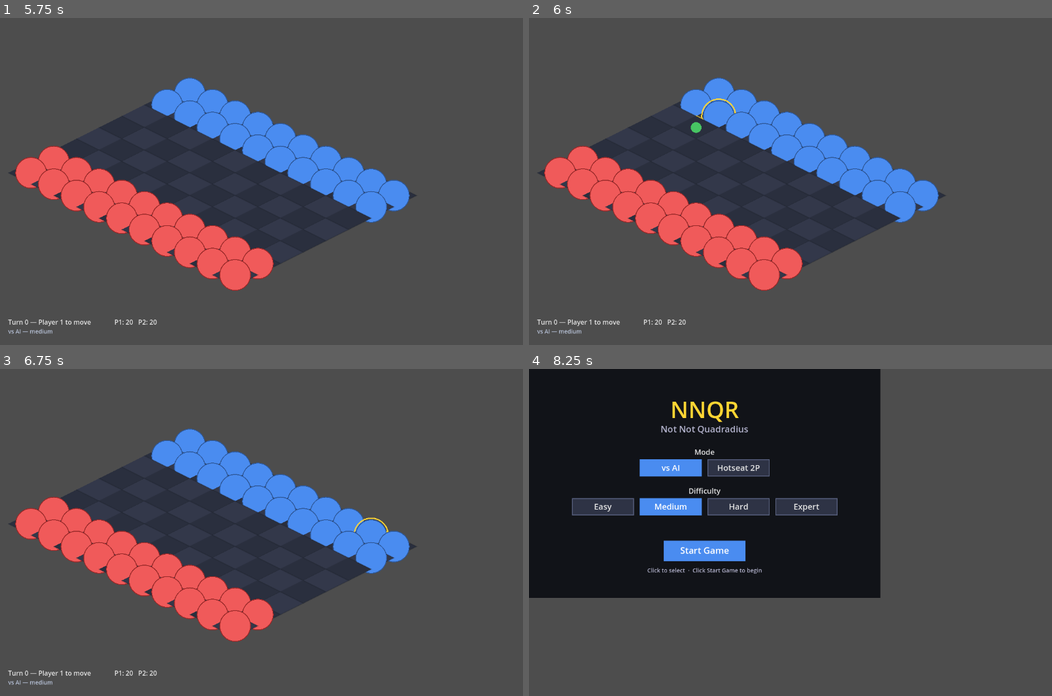
Above: before the commit, frames 1-4 (two rows, left to right).
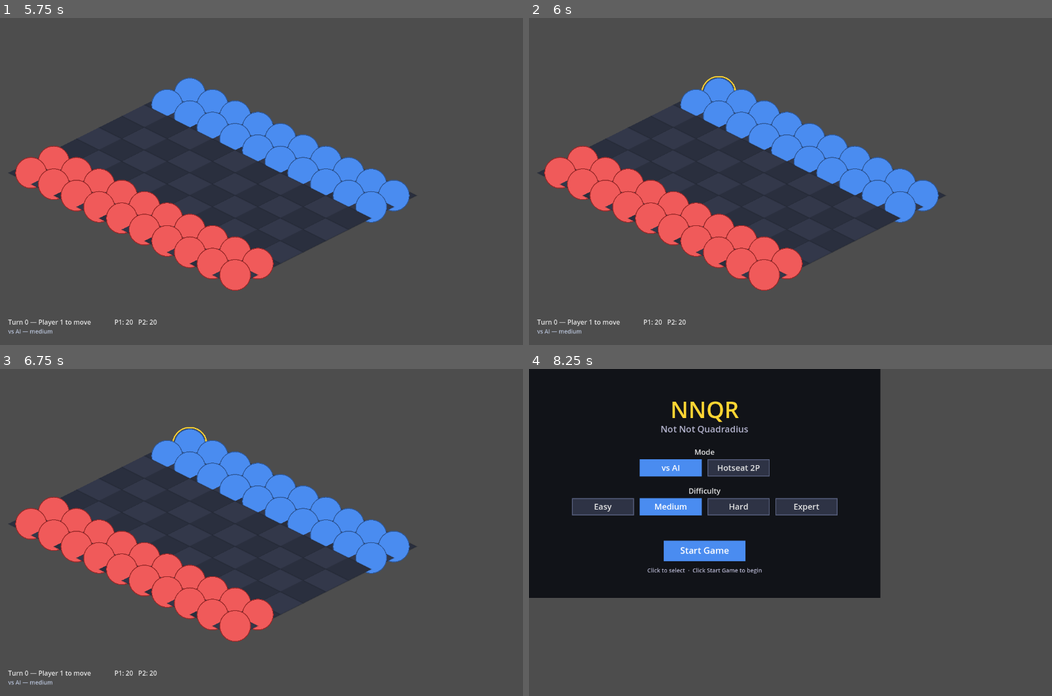
Above: after the commit, the same moments.

Repository: vinnie357/nnqr
Game: Godot game, scene res://main.tscn
Same seed, same stepped clock (60 frames per second), same inputs: the game is played once before the commit and once after it.
Inputs (mouse positions are in pixels of both pictures, inside the frame that each line leads up to):
- Up to frame 1 (5.75 s): tap Enter at 0.5, 2, 3.5 s; move the mouse to (376, 165) at 0.52 s; tap N at 0.6 s; click (376, 165) at 0.67 s; tap Space at 1.25, 2.75, 4.25 s; move the mouse to (156, 197) at 1.27 s; tap 1 at 1.35 s; click (156, 197) at 1.42 s; move the mouse to (313, 109) at 2.02 s; tap 2 at 2.1 s; click (313, 109) at 2.17 s; move the mouse to (235, 246) at 2.77 s; tap 3 at 2.85 s; click (235, 246) at 2.92 s; move the mouse to (418, 230) at 3.52 s; tap 4 at 3.6 s; click (418, 230) at 3.67 s; move the mouse to (104, 132) at 4.27 s; tap 5 at 4.35 s; click (104, 132) at 4.42 s; move the mouse to (287, 181) at 5.02 s; tap 6 at 5.1 s; click (287, 181) at 5.17 s
- Up to frame 2 (6 s): move the mouse to (712, 99) at 5.77 s; tap 7 at 5.85 s; click (712, 99) at 5.92 s
- Up to frame 3 (6.75 s): move the mouse to (376, 516) at 6.52 s; tap 8 at 6.6 s; click (376, 516) at 6.67 s
- Up to frame 4 (8.25 s): move the mouse to (685, 548) at 7.27 s; tap 9 at 7.35 s; click (685, 548) at 7.42 s; move the mouse to (842, 460) at 8.02 s; tap N at 8.1 s; click (842, 460) at 8.17 s

Frame 1 is identical in both runs. In frame 2, 0.2% of the frame differs, in the area x 30-40%, y 17-36%; in frame 3, less than 0.1%; in frame 4, nothing differs.

Commit message:
fix(godot): correct iso pixel_to_tile (round, was off-by-one) + resize poll + round-trip picking test

Diff:
--- a/godot/src/renderer.gd
+++ b/godot/src/renderer.gd
@@ -93,6 +93,9 @@
 ## Empty {} (the default) reproduces the original HUD — scenario_runner relies on this.
 var _hud_info: Dictionary = {}
 
+## Cached viewport size for the _process resize poll (Bug 2 belt-and-suspenders).
+var _last_vp_size: Vector2 = Vector2.ZERO
+
 # ---------------------------------------------------------------------------
 # Computed layout vars — updated by _compute_layout() before each draw.
 # ---------------------------------------------------------------------------
@@ -123,6 +126,16 @@
 	queue_redraw()
 
 
+## Belt-and-suspenders: poll the viewport size every frame and trigger a redraw
+## whenever it changes, regardless of whether size_changed fired.  Cheap (one
+## Vector2 comparison per frame) and guards against any signal-delivery quirk.
+func _process(_dt: float) -> void:
+	var current_size: Vector2 = get_viewport_rect().size
+	if current_size != _last_vp_size:
+		_last_vp_size = current_size
+		queue_redraw()
+
+
 ## Set or replace the state and request a redraw.
 ## hud_info carries HUD extras (piece counts are derived from state directly).
 func load_state(state, hud_info := {}) -> void:
@@ -149,13 +162,15 @@
 # Responsive layout computation
 # ---------------------------------------------------------------------------
 
-## Compute tile size and iso origin from the current viewport size.
-## Called at the start of _draw so all draw helpers use fresh values.
-## Also prints layout info so the lead can sanity-check the math from CLI output.
-func _compute_layout() -> void:
-	var vp_size: Vector2 = get_viewport_rect().size
-	var vp_w: float = vp_size.x
-	var vp_h: float = vp_size.y
+## Compute tile size and iso origin from an ARBITRARY viewport size.
+## Pure math — no call to get_viewport_rect().  This lets unit tests call it
+## with a synthetic size to validate the round-trip headlessly.
+##
+## Sets: _tile_w, _tile_h, _height_step, _origin_x, _origin_y, _piece_radius,
+##       _menu_x, _menu_y.
+func compute_layout_for_size(vp: Vector2) -> void:
+	var vp_w: float = vp.x
+	var vp_h: float = vp.y
 
 	# Board area excludes the right menu strip and the bottom HUD strip.
 	var avail_w: float = vp_w - float(MENU_STRIP_W) - float(BOARD_MARGIN) * 2.0
@@ -230,6 +245,12 @@
 	])
 
 
+## Compute tile size and iso origin from the current viewport size.
+## Called at the start of _draw so all draw helpers use fresh values.
+func _compute_layout() -> void:
+	compute_layout_for_size(get_viewport_rect().size)
+
+
 # ---------------------------------------------------------------------------
 # Isometric projection helpers
 # ---------------------------------------------------------------------------
@@ -274,6 +295,12 @@
 ## Map pixel position back to board tile using the base-plane inverse.
 ## Inverts the same responsive transform used for drawing.
 ## Returns {"row":int,"col":int} or null.
+##
+## Fix (was: floor+1 shifted every tile by (+1,+1) so clicking tile (r,c)
+## returned (r+1,c+1) — the off-by-one that made piece selection miss):
+## At a tile center col_f == col and row_f == row exactly (1-indexed integers).
+## round() snaps to the nearest integer, making this the true inverse of
+## tile_iso_center for the base plane (h=0).
 func pixel_to_tile(px: Vector2) -> Variant:
 	# Inverse of: iso_x = _origin_x + (col - row) * (_tile_w/2)
 	#             iso_y = _origin_y + (col + row) * (_tile_h/2)
@@ -286,8 +313,8 @@
 	var dy: float = (px.y - _origin_y) / hh  # = col + row
 	var col_f: float = (dx + dy) / 2.0
 	var row_f: float = (dy - dx) / 2.0
-	var c: int = int(floor(col_f)) + 1
-	var r: int = int(floor(row_f)) + 1
+	var c: int = int(round(col_f))
+	var r: int = int(round(row_f))
 	if r >= 1 and r <= 8 and c >= 1 and c <= 10:
 		return {"row": r, "col": c}
 	return null
--- /dev/null
+++ b/godot/tests/renderer_picking_test.gd
@@ -0,0 +1,121 @@
+## renderer_picking_test.gd — Headless round-trip test for pixel_to_tile.
+## Verifies that compute_layout_for_size + tile_iso_center + pixel_to_tile form
+## a true round-trip at every board tile for three representative viewport sizes.
+##
+## Run: godot/scripts/godot.sh --headless --path . -s res://tests/renderer_picking_test.gd
+extends SceneTree
+
+const Renderer  = preload("res://src/renderer.gd")
+const GameState = preload("res://src/game_state.gd")
+
+func _assert(cond: bool, msg: String, fails: Array) -> void:
+	if not cond:
+		printerr("  FAIL: " + msg)
+		fails[0] += 1
+
+
+func _init() -> void:
+	var fails := [0]
+
+	# Build a flat 10×8 GameState (all heights zero, no pieces needed for layout test).
+	var state = GameState.new()
+	state.init_board()
+	# Clear pieces — the picking test only needs the height_map (all zeros after init_board).
+	state.pieces.clear()
+	state.selected = null
+	state.valid_moves = []
+	state.orbs = []
+
+	var r = Renderer.new()
+	# Do not add to scene tree — compute_layout_for_size works without a live viewport.
+	r._state = state
+
+	var vp_sizes: Array = [
+		Vector2(860.0,  560.0),
+		Vector2(1280.0, 800.0),
+		Vector2(1600.0, 1000.0),
+	]
+
+	# -----------------------------------------------------------------------
+	# 1. Round-trip: for every tile at every viewport size, the center pixel
+	#    returned by tile_iso_center must map back to the same (row, col).
+	# -----------------------------------------------------------------------
+	for vp in vp_sizes:
+		r.compute_layout_for_size(vp)
+		for row: int in range(1, 9):    # rows 1..8
+			for col: int in range(1, 11):  # cols 1..10
+				var center: Vector2 = r.tile_iso_center(row, col, 0)
+				var t = r.pixel_to_tile(center)
+				_assert(
+					t != null,
+					"vp=%s tile(%d,%d) center→null" % [vp, row, col],
+					fails
+				)
+				if t != null:
+					_assert(
+						t.row == row,
+						"vp=%s tile(%d,%d) row round-trip: got %d" % [vp, row, col, t.row],
+						fails
+					)
+					_assert(
+						t.col == col,
+						"vp=%s tile(%d,%d) col round-trip: got %d" % [vp, row, col, t.col],
+						fails
+					)
+
+	# -----------------------------------------------------------------------
+	# 2. Off-center clicks: ±quarter-tile displacement must still land on the
+	#    correct tile for a sample of interior tiles (away from boundaries).
+	# -----------------------------------------------------------------------
+	var sample_tiles: Array = [
+		[3, 4], [3, 7], [5, 2], [5, 9], [6, 5],
+	]
+	for vp in vp_sizes:
+		r.compute_layout_for_size(vp)
+		var qw: float = r._tile_w / 4.0
+		var qh: float = r._tile_h / 4.0
+		for pair in sample_tiles:
+			var row: int = pair[0]
+			var col: int = pair[1]
+			var center: Vector2 = r.tile_iso_center(row, col, 0)
+			# Four off-center points (inside the diamond):
+			var offsets: Array = [
+				Vector2(0.0,   -qh * 0.8),   # slightly above center
+				Vector2(0.0,    qh * 0.8),   # slightly below center
+				Vector2(-qw * 0.8, 0.0),     # slightly left
+				Vector2( qw * 0.8, 0.0),     # slightly right
+			]
+			for off in offsets:
+				var px: Vector2 = center + off
+				var t = r.pixel_to_tile(px)
+				_assert(
+					t != null and t.row == row and t.col == col,
+					"vp=%s off-center tile(%d,%d) off=%s → %s" % [
+						vp, row, col, off,
+						str(t) if t != null else "null"
+					],
+					fails
+				)
+
+	# -----------------------------------------------------------------------
+	# 3. Out-of-board pixels return null.
+	# -----------------------------------------------------------------------
+	r.compute_layout_for_size(Vector2(1280.0, 800.0))
+	var oob_points: Array = [
+		Vector2(-100.0, -100.0),
+		Vector2(0.0, 0.0),
+		Vector2(1500.0, 1000.0),
+	]
+	for px in oob_points:
+		var t = r.pixel_to_tile(px)
+		_assert(t == null, "OOB pixel %s should return null, got %s" % [px, str(t)], fails)
+
+	# -----------------------------------------------------------------------
+	# Report
+	# -----------------------------------------------------------------------
+	if fails[0] == 0:
+		print("OK renderer_picking")
+	else:
+		printerr("FAIL renderer_picking: %d assertion(s) failed" % fails[0])
+
+	quit(fails[0])
